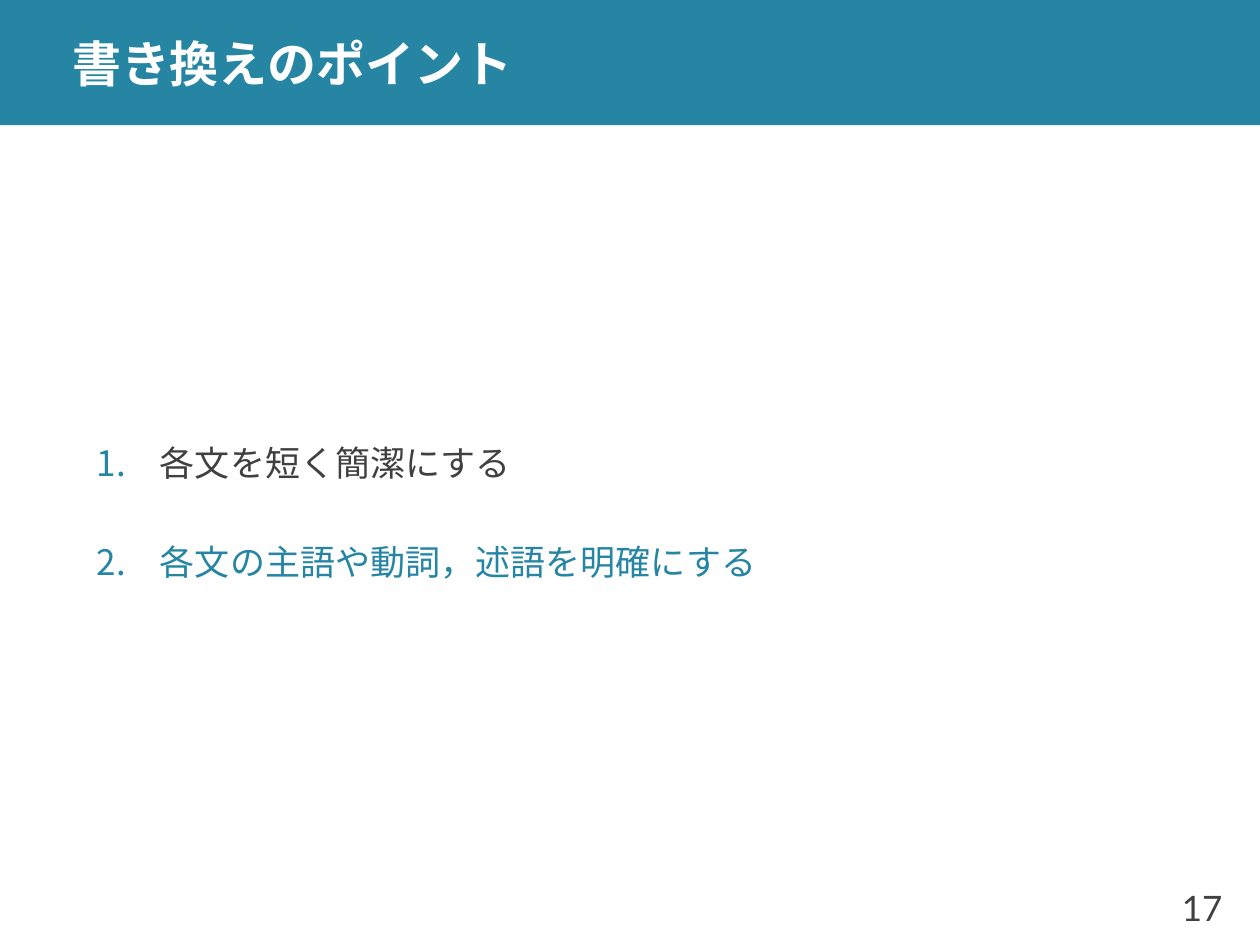
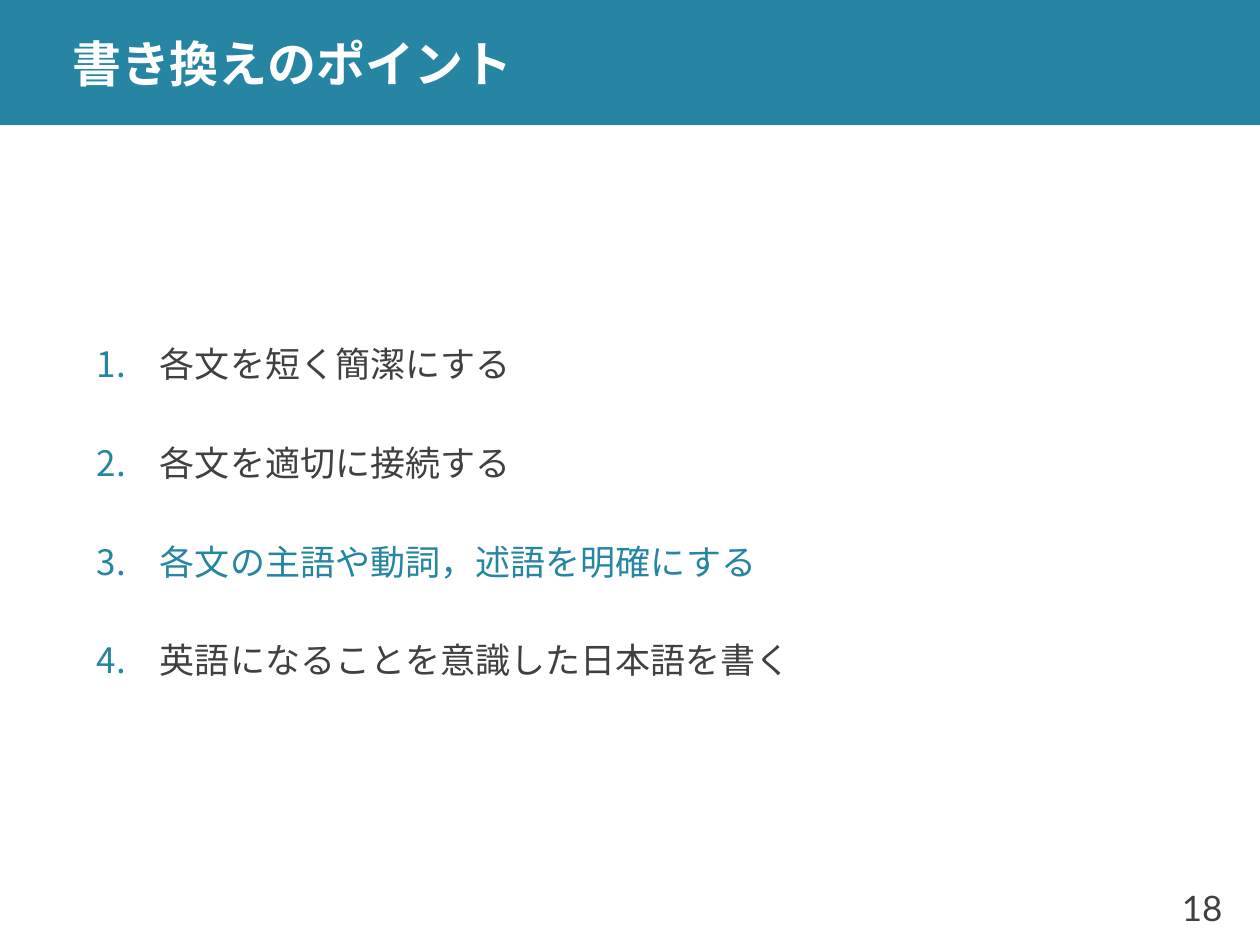
Before and after one commit to shioya-lab/how-to, a slide deck: slide 18 of english-paper.pptx (slide 17 before the commit). Drawn at 1260x945 pixels with LibreOffice and Linux fonts; fonts in the diff are those of the drawing. Boxes give left, top, right and bottom in pixels: in the first picture for what was removed or moved away, otherwise in the second. Text is boxed around its words. In the diff, an @@ line names an element or a change of style, - is before the commit and + after.

Commit message:
英語論文の書き方を更新

```diff
--- a/english-paper.pptx
+++ b/english-paper.pptx
@@ text at (160, 446, 511, 479): paragraph added @@
+2. 各文を適切に接続する
@@ text at (160, 643, 791, 676): paragraph added @@
+4. 英語になることを意識した日本語を書く
@@ page number at (1182, 895, 1223, 922): text changed @@
-17
+18
```
Also in this commit, not shown: 9 other slides changed, 13 slides added, 1 slide removed, 1 other file.
